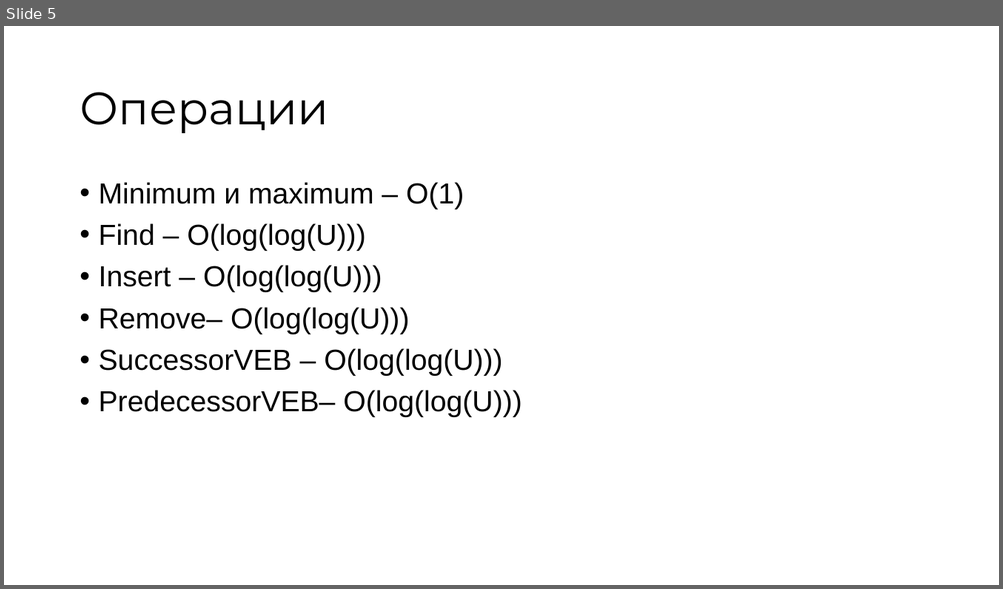
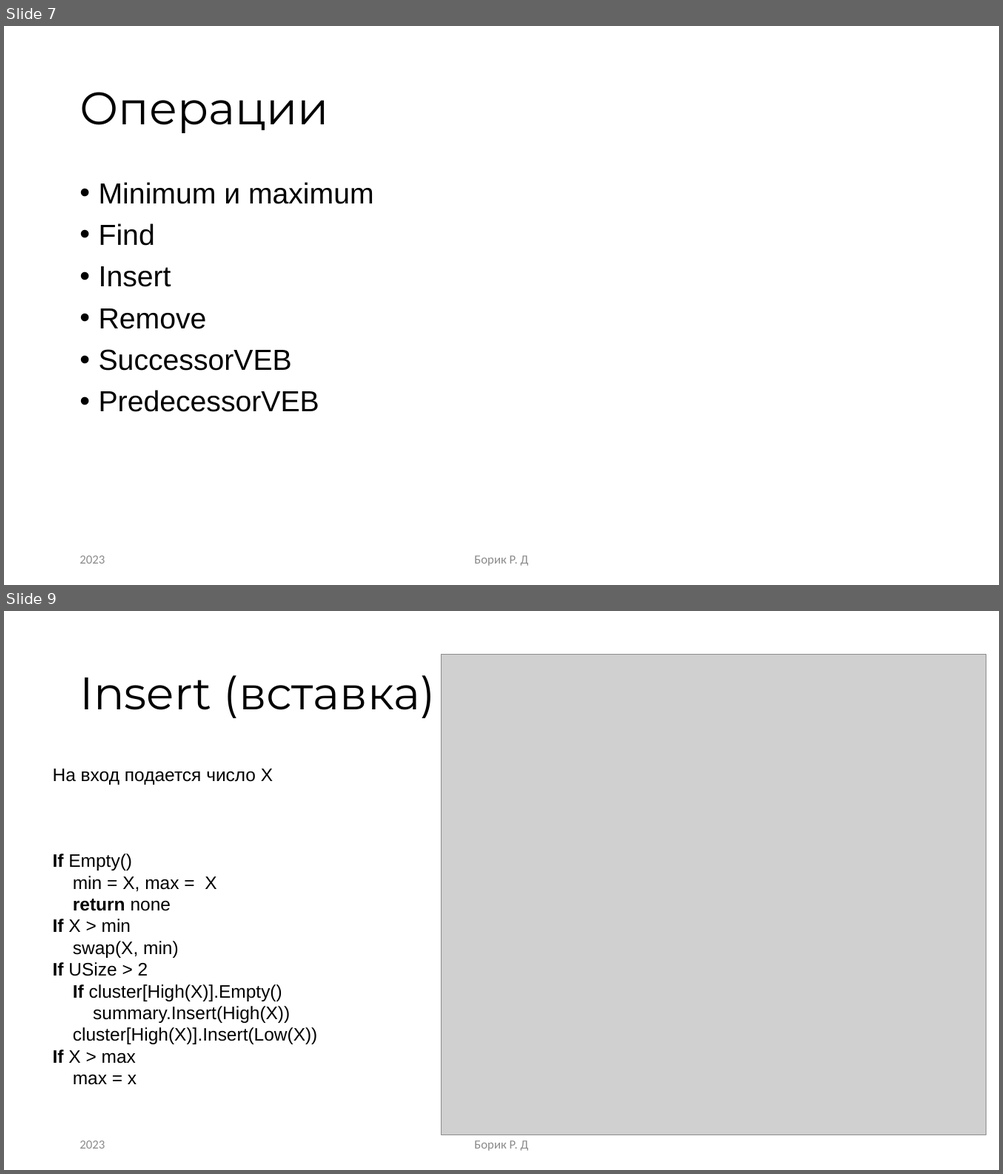
Before and after one commit to RandomServant/Van-Emde-Boas-tree, a slide deck: Presentation van Emde Boas tree.pptx. Shown one above the other, each under a label of ours: slide 5 before the commit, slides 7 and 9 after it; the slides between them are not shown. The pictures are 1003x589 and 1003x1174 pixels, drawn with LibreOffice and Linux fonts; fonts in the diff are those of the drawing; grey boxes stand for pictures. Boxes give left, top, right and bottom in pixels: in the first picture for what was removed or moved away, otherwise in the second. Text is boxed around its words. In the diff, an @@ line names an element or a change of style, - is before the commit and + after.

```diff
--- a/Presentation van Emde Boas tree.pptx
+++ b/Presentation van Emde Boas tree.pptx
@@ slide 9 added at <box>4,611,999,1170</box>, background #FFFFFF @@
@@ picture added at <box>441,654,987,1135</box> @@
@@ title added at <box>79,675,435,718</box>, 44 pt, text #000000 @@
+Insert (вставка)
@@ text added at <box>53,769,318,1085</box>, 17.5 pt, text #000000 @@
+На вход подается число Х
+If Empty()
+min = Х, max = X
+return none
+If X > min
+swap(X, min)
+If USize > 2
+If cluster[High(X)].Empty()
+summary.Insert(High(X))
+cluster[High(X)].Insert(Low(X))
+If X > max
+max = x
@@ text added at <box>79,1141,105,1149</box>, 12 pt, text #8C8C8C @@
+2023
@@ text added at <box>474,1141,529,1151</box>, 12 pt, text #8C8C8C @@
+Борик Р. Д
@@ what was slide 5 is now slide 7 @@
@@ slide 7 changed as well @@
@@ text at <box>99,182,374,412</box>: text changed @@
-• Minimum и maximum – O(1)
-• Find – O(log(log(U)))
-• Insert – O(log(log(U)))
-• Remove– O(log(log(U)))
-• SuccessorVEB – O(log(log(U)))
-• PredecessorVEB– O(log(log(U)))
+• Minimum и maximum
+• Find
+• Insert
+• Remove
+• SuccessorVEB
+• PredecessorVEB
@@ text added at <box>79,556,105,564</box>, 12 pt, text #8C8C8C @@
+2023
@@ text added at <box>474,556,529,566</box>, 12 pt, text #8C8C8C @@
+Борик Р. Д
```
Also in this commit, not shown: 1 other slide changed, 16 other slides added, 10 slides removed.
